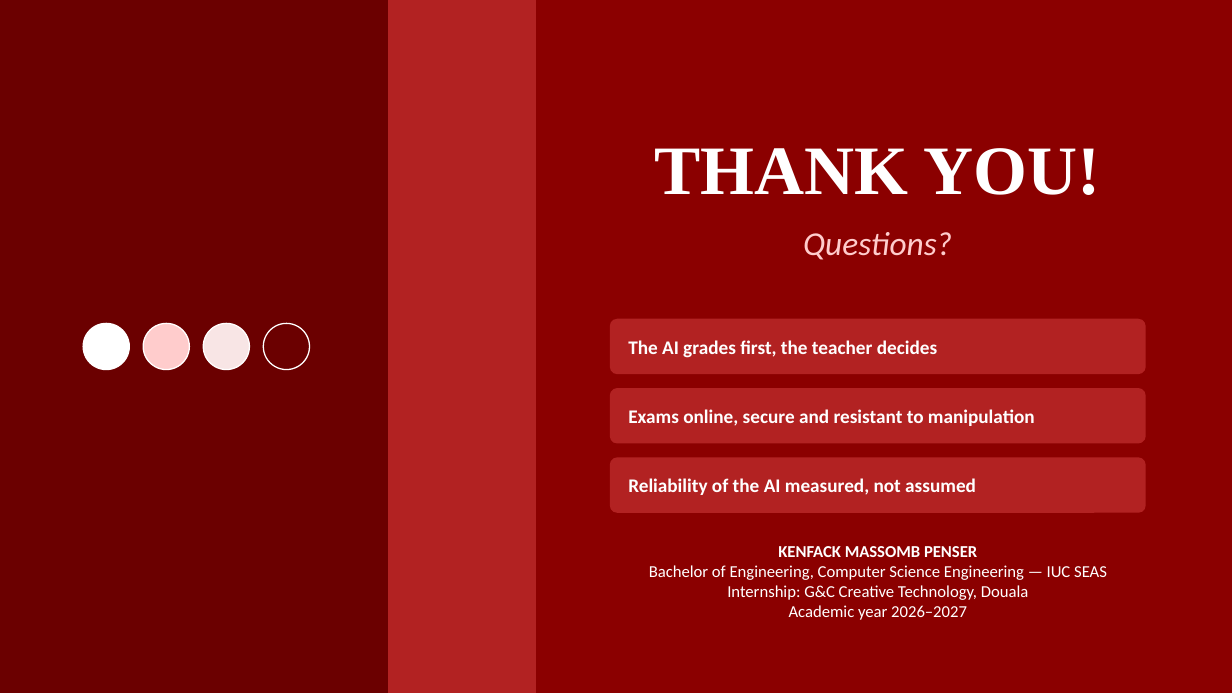
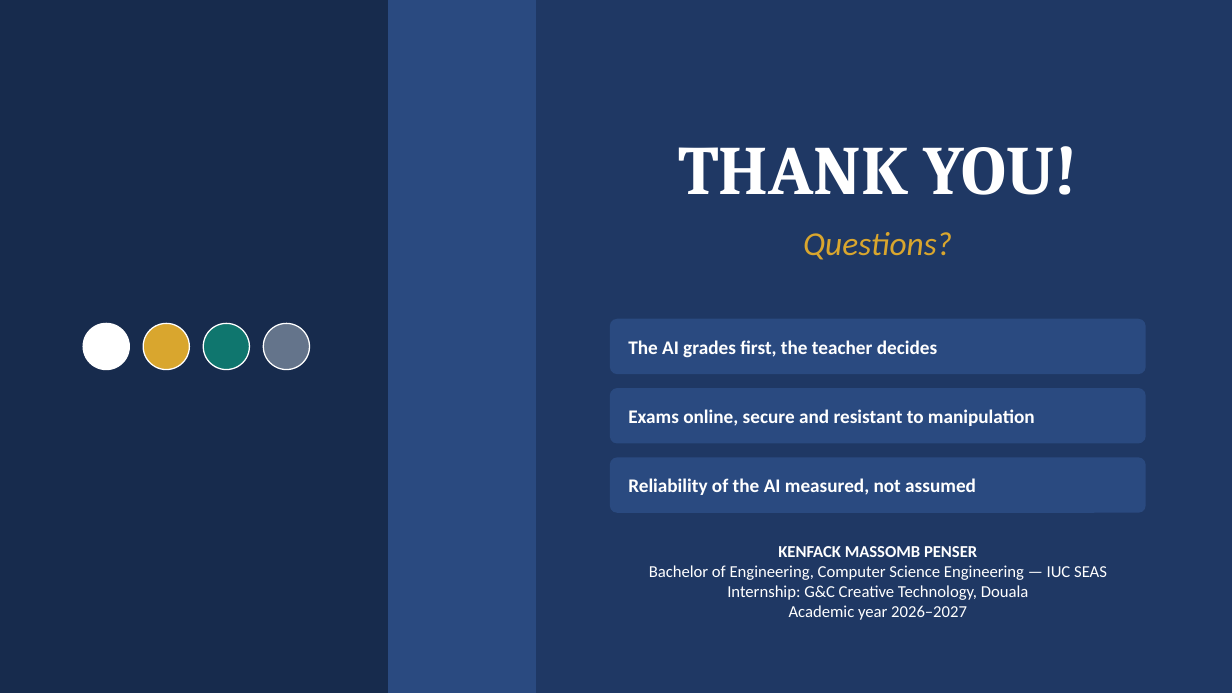
Before and after one commit to penser-kenfack/central, a slide deck: slide 15 of presentations/ExamGrade_AI_Defence_v2.pptx. Drawn at 1232x693 pixels with LibreOffice and Linux fonts; fonts in the diff are those of the drawing. Boxes give left, top, right and bottom in pixels: in the first picture for what was removed or moved away, otherwise in the second. Text is boxed around its words. In the diff, an @@ line names an element or a change of style, - is before the commit and + after.

```diff
--- a/presentations/ExamGrade_AI_Defence_v2.pptx
+++ b/presentations/ExamGrade_AI_Defence_v2.pptx
@@ background #8B0000 to #1F3864 @@
@@ rectangle at box(0, 0, 388, 693): fill #6B0000 to #172B4D @@
@@ text "THANK YOU!" at box(678, 146, 1078, 195): font Times New Roman to Cambria @@
@@ text "Questions?" at box(803, 232, 952, 260): text colour #FFCCCC to #D9A62E @@
@@ ellipse at box(143, 323, 189, 370): fill #FFCCCC to #D9A62E @@
@@ ellipse at box(203, 323, 250, 370): fill #F8E5E5 to #0F766E @@
@@ ellipse at box(263, 323, 310, 370): fill #6B0000 to #64748B @@
@@ fill #B22222 to #2A4A80 in 4 elements at box(388, 0, 536, 693), box(610, 319, 1146, 374), box(610, 388, 1146, 444), box(610, 457, 1146, 513) @@
```
Also in this commit, not shown: 14 other slides changed.
